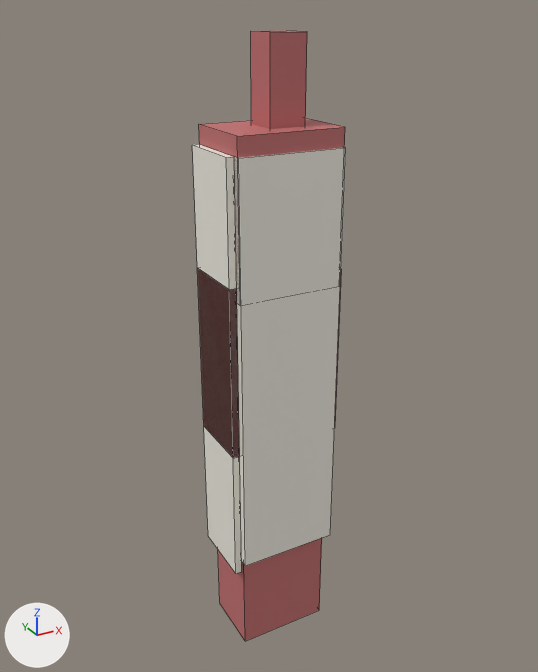
The FBX model Tools/butchery/fbx/SM_PROP_CARCASS_HALF.fbx: old version first, new version second.
Before and after are seen from a camera (50 mm lens) standing at (-0.937, -1.69, 1.85) and looking at (0.012, 0.036, 0.986). Lighting does not change. The marker at lower left points along +X, +Y and +Z. The older version comes first. Mesh edges are drawn as thin lines.

Objects in the first picture: 'SM_PROP_CARCASS_HALF'.
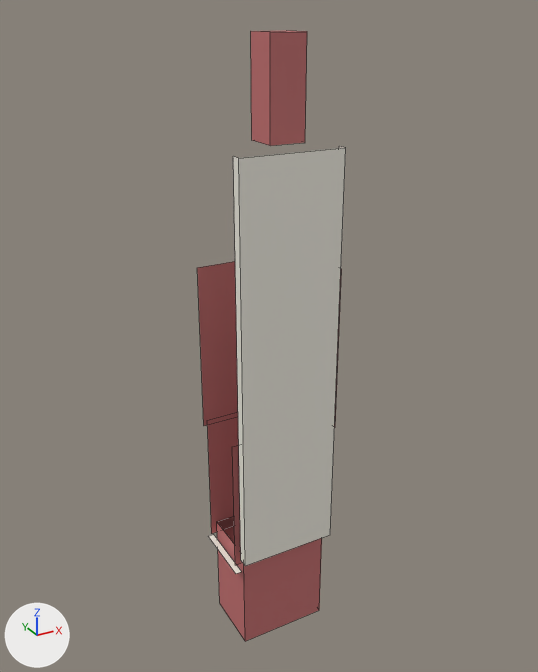
Location of each change, [x1, y1, x2, y2] in pixels of the pictures (538 x 672 px):
'SM_PROP_CARCASS_HALF', reshaped: before [192, 30, 346, 641]; after [197, 30, 346, 641]
part 1 of me_sm_prop_carcass_half_001, deleted: before [199, 118, 345, 304]
part 2 of me_sm_prop_carcass_half_001, deleted: before [192, 144, 345, 574]

The change, as a diff of the scene's bpy script:
```diff
--- a/Tools/butchery/fbx/SM_PROP_CARCASS_HALF.fbx.py
+++ b/Tools/butchery/fbx/SM_PROP_CARCASS_HALF.fbx.py
@@ me_sm_prop_carcass_half_001 @@
 # used by ob_sm_prop_carcass_half; location = (0.0, 0.0, 0.0)
-me_sm_prop_carcass_half_001.from_pydata(...)  # 56 vertices, 42 faces; spans x -0.17..0.17, y -0.11..0.11, z 0.0..1.8
+me_sm_prop_carcass_half_001.from_pydata(...)  # 42 vertices, 20 faces; spans x -0.17..0.17, y -0.11..0.11, z 0.0..1.8
+# me_sm_prop_carcass_half_001 part 1: the loose piece of 8 vertices spanning x -0.15..0.15, y -0.11..0.11, z 1.16..1.58 is deleted
+# me_sm_prop_carcass_half_001 part 2
+# 6 vertices are removed from x -0.17..-0.15, y -0.09..0.11, z 0.7..1.53
+# 16 faces are deleted
 me_sm_prop_carcass_half_001.materials.append(mat_m_butchery_meat)
```
